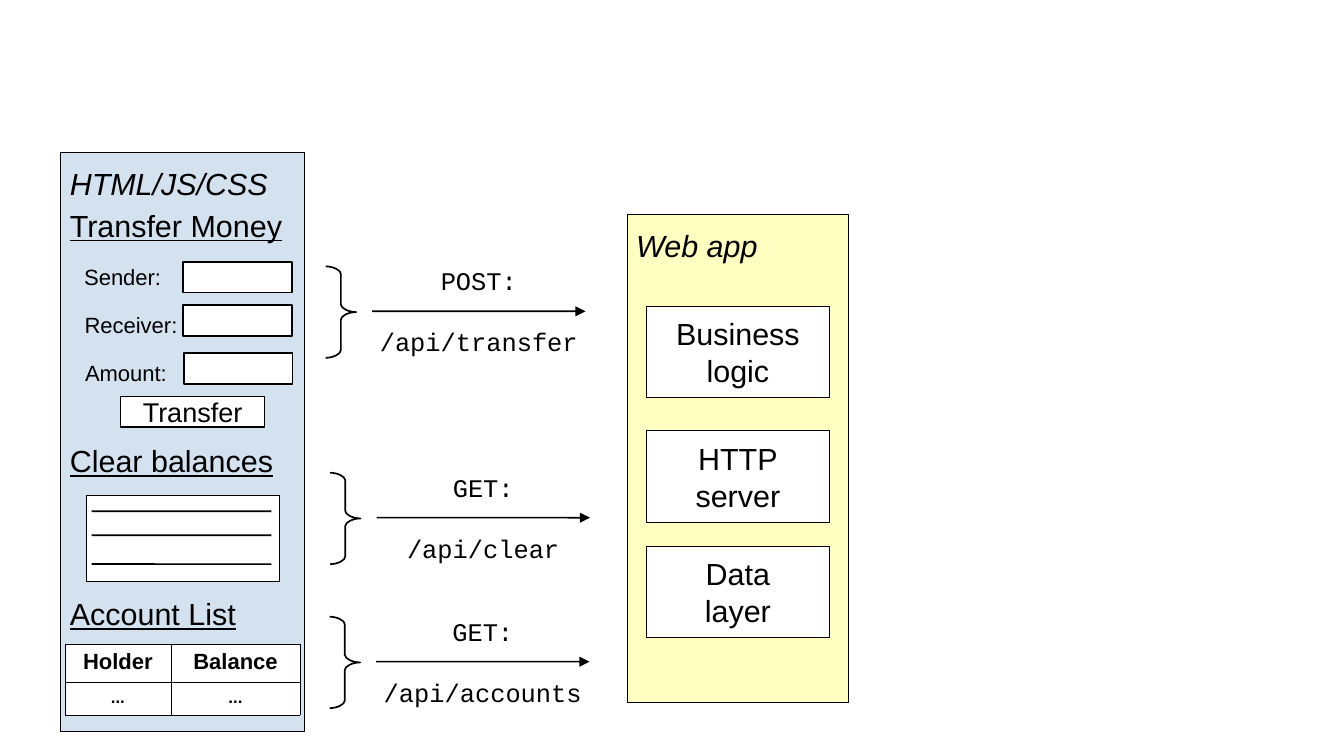
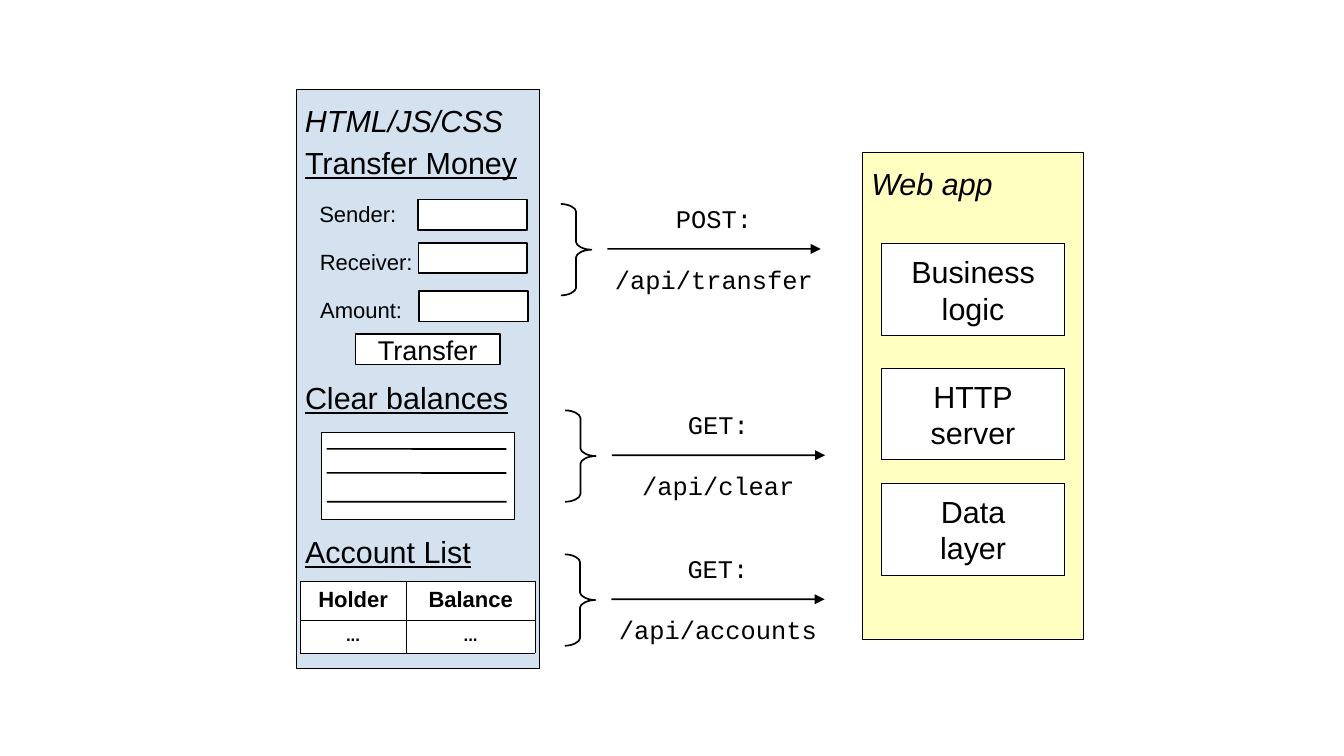
Before and after one commit to l7mp/learning-go, a slide deck: slide 1 of 99-labs/fig/figs.odp. Drawn at 1344x756 pixels with LibreOffice and Linux fonts; fonts in the diff are those of the drawing. Boxes give left, top, right and bottom in pixels: in the first picture for what was removed or moved away, otherwise in the second. Text is boxed around its words. In the diff, an @@ line names an element or a change of style, - is before the commit and + after.

```diff
--- a/99-labs/fig/figs.odp
+++ b/99-labs/fig/figs.odp
@@ rectangle: place and size @@
-rectangle at (184,354,293,384)
+rectangle at (418,200,527,231)
@@ 3 texts, 2 rectangles, 1 line, 1 freeform shape: place and size @@
-3 texts, 2 rectangles, 1 line, 1 freeform shape at (70,173,849,702)
+3 texts, 2 rectangles, 1 line, 1 freeform shape at (305,110,1083,640)
@@ rectangle: place and size @@
-rectangle at (183,262,291,293)
+rectangle at (418,243,527,273)
@@ rectangle: place and size @@
-rectangle at (183,305,291,335)
+rectangle at (420,291,528,322)
@@ line moved from (91, 535) - (272, 535) to (327, 449) - (506, 449) @@
@@ line moved from (91, 565) - (272, 565) to (327, 473) - (506, 473) @@
@@ line moved from (91, 511) - (272, 511) to (327, 502) - (506, 502) @@
@@ 5 texts, 5 rectangles, 2 lines, 2 freeform shapes, 1 table: place and size @@
-5 texts, 5 rectangles, 2 lines, 2 freeform shapes, 1 table at (61,152,829,732)
+5 texts, 5 rectangles, 2 lines, 2 freeform shapes, 1 table at (296,90,1065,670)
```
Also in this commit, not shown: 17 other files.
